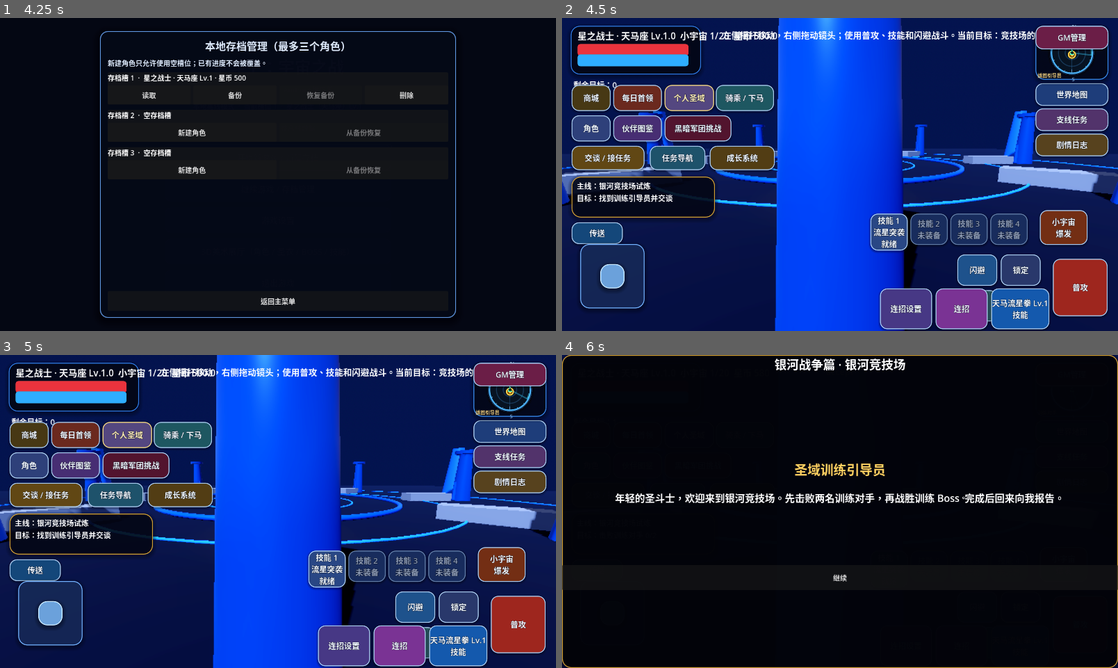
Above: before the commit, frames 1-4 (two rows, left to right).
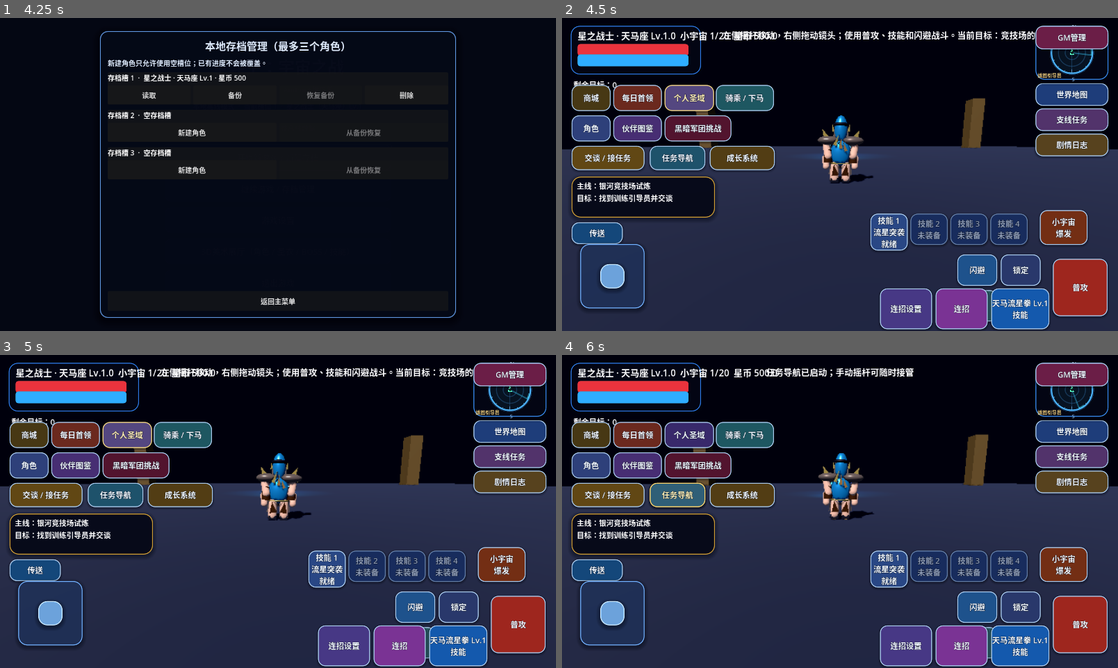
Above: after the commit, the same moments.

Repository: Qazwesrd/Saint-Seiya-Universe-War
Game: Godot game, scene res://scenes/main_menu.tscn
Two runs of this game, one before a commit and one after it. Both use one fixed random seed, a clock stepped at 60 frames per second and the inputs below.
Inputs:
- Up to frame 1 (4.25 s): click "开始新游戏 / 新建存档" at 0.5 s; click "开始新游戏 / 新建存档" at 1.25 s; click "继续游戏 / 存档管理" at 2 s; click "游戏设置" at 2.75 s; click "3D美术展厅（角色 / 圣衣 / BOSS / 技能）" at 3.5 s
- Up to frame 2 (4.5 s): click "读取" at 4.25 s
- Up to frame 3 (5 s): no input
- Up to frame 4 (6 s): click "交谈 / 接任务" at 5 s; click "任务导航" at 5.75 s

Frame 1 is identical in both runs. In frame 2, 64% of the frame differs, in the area x 0-100%, y 0-100%; in frame 3, 64%; in frame 4, 71%.

Commit message:
Integrate Galaxy Wars arena scene into campaign gameplay

Diff:
--- a/game/scripts/game.gd
+++ b/game/scripts/game.gd
@@ -12,6 +12,8 @@
 const BossStoryCatalogScript = preload("res://scripts/boss_story_catalog.gd")
 const LootPickupScript = preload("res://scripts/loot_pickup.gd")
 const WorldThemeManagerScript = preload("res://scripts/world_theme_manager.gd")
+const GalaxyWarsArenaScene = preload("res://assets/environments/galaxy_wars/galaxy_arena_blockout.tscn")
+var arena_world: Node3D
 var player: CharacterBody3D
 var hud: CanvasLayer
 var enemies: Array[Node3D] = []
@@ -32,7 +34,7 @@
     player.set_script(PlayerScript)
     player.set("game", self)
     var faction_world_profile: Dictionary = FactionDatabase.get_world_profile()
-    player.position = faction_world_profile.get("spawn_position", Vector3(0, 0.15, 7))
+    player.position = arena_world.call("get_spawn_transform", &"player").origin if is_instance_valid(arena_world) else faction_world_profile.get("spawn_position", Vector3(0, 0.15, 7))
     add_child(player)
     _spawn_followers()
     CollectionSystem.collection_changed.connect(_spawn_followers)
@@ -67,7 +69,22 @@
                 SideQuestManager.record_event("landmark_discovered", {"chapter_id": active_world_chapter_id, "landmark_id": landmark_id})
                 show_notice("发现新地标：" + str(landmark.get("name", "未知地点")))
 
+func _should_use_galaxy_arena_scene() -> bool:
+    if bool(RPGState.profile.get("faction_tutorial_enabled", false)) and int(RPGState.profile.get("level", 1)) < 10:
+        return false
+    var mission: Dictionary = CampaignManager.get_active_mission()
+    var mission_chapter_id := str(CampaignDatabase.get_chapter_for_mission(str(mission.get("id", ""))).get("id", ""))
+    return mission_chapter_id == "galaxy_wars" or str(WorldExplorationManager.active_region_id) == "galaxy_wars"
+
 func _build_world() -> void:
+    if _should_use_galaxy_arena_scene():
+        arena_world = GalaxyWarsArenaScene.instantiate()
+        arena_world.name = "GalaxyWarsArena"
+        add_child(arena_world)
+        active_world_chapter_id = "galaxy_wars"
+        if arena_world.has_signal("quest_triggered"):
+            arena_world.connect("quest_triggered", _on_galaxy_arena_quest_triggered)
+        return
     var env_node := WorldEnvironment.new()
     var env := Environment.new()
     env.background_mode = Environment.BG_SKY
@@ -348,8 +365,17 @@
 func _spawn_guide_npc() -> void:
     guide_npc = Node3D.new()
     guide_npc.set_script(GuideNpcScript)
-    guide_npc.position = player.global_position + Vector3(0, 0, 2)
+    if is_instance_valid(arena_world):
+        guide_npc.global_transform = arena_world.call("get_npc_anchor_transform", &"tournament_guide")
+    else:
+        guide_npc.position = player.global_position + Vector3(0, 0, 2)
     add_child(guide_npc)
+
+func _on_galaxy_arena_quest_triggered(trigger_id: StringName, actor: Node3D) -> void:
+    if actor != player:
+        return
+    if trigger_id == &"tournament_guide_intro":
+        show_notice("已抵达圣域训练引导员附近：靠近后点击交互按钮接取银河竞技场试炼。")
 
 func _spawn_hongmeng_guide_npc() -> void:
     hongmeng_guide_npc = Node3D.new()
@@ -596,6 +622,8 @@
         var archetype_id := str(spawn.get("archetype_id", "arena_guard"))
         var is_boss := bool(spawn.get("boss", archetype_id == "arena_boss"))
         var position: Vector3 = spawn.get("position", Vector3(0, 0.1, -5))
+        if is_instance_valid(arena_world) and archetype_id == "arena_boss":
+            position = arena_world.call("get_enemy_anchor_transform", &"opening_duel").origin
         for index in range(count):
             var offset := Vector3(float(index % 3) * 1.5, 0.0, float(index / 3) * 1.5)
             _spawn_enemy(position + offset, is_boss, archetype_id)
